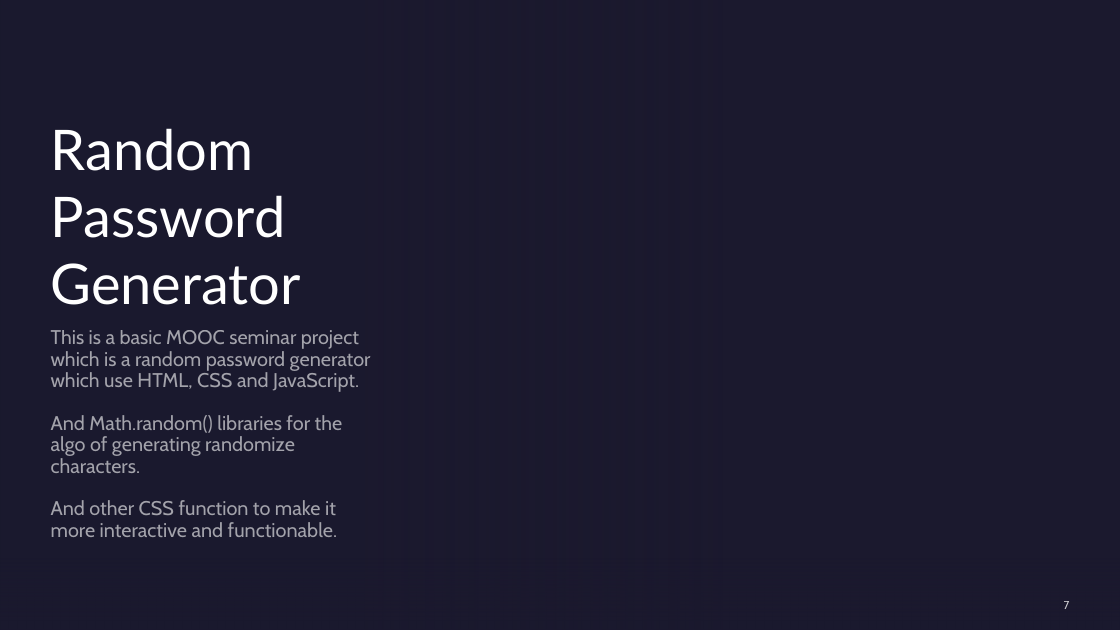
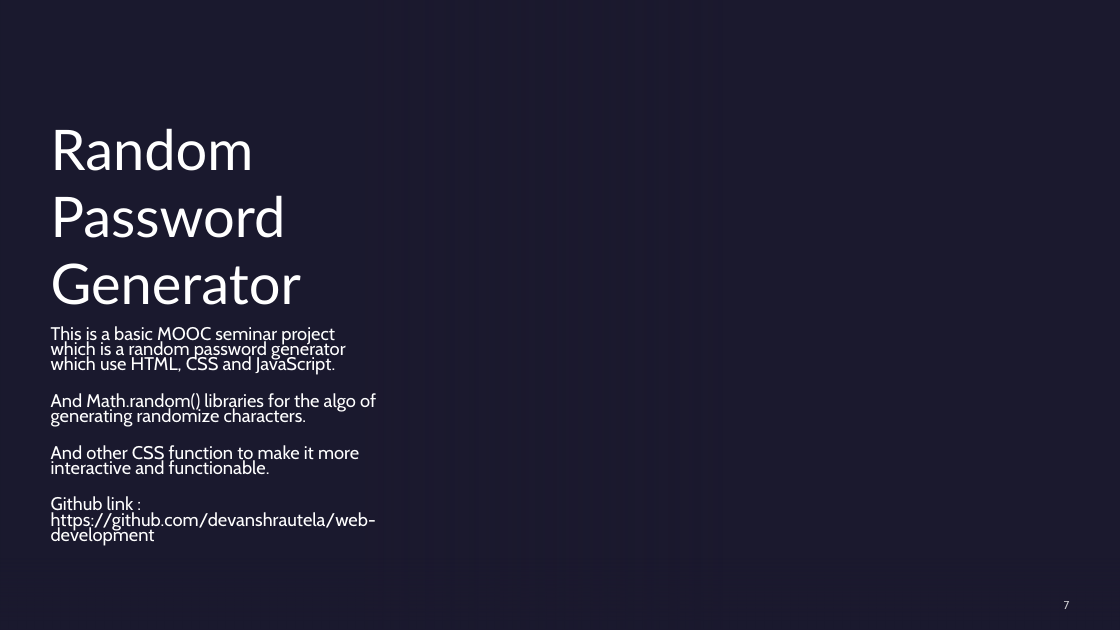
Before and after one commit to devanshrautela/web-development, a slide deck: slide 7 of Web Development.pptx. Drawn at 1120x630 pixels with LibreOffice and Linux fonts; fonts in the diff are those of the drawing; background and template pictures are left out. Boxes give left, top, right and bottom in pixels: in the first picture for what was removed or moved away, otherwise in the second. Text is boxed around its words. In the diff, an @@ line names an element or a change of style, - is before the commit and + after.

```diff
--- a/Web Development.pptx
+++ b/Web Development.pptx
@@ subtitle at (51, 326, 376, 475): size 17 to 15.7 pt, text colour #FFFFFF at 60% opacity to #FFFFFF in "This is a basic MOOC seminar project ...", "And Math.random() libraries for the algo of ...", "And other CSS function to make it ..."; line spacing 0.9 to 0.7 @@
@@ subtitle at (51, 496, 376, 546): paragraph added @@
+Github link : https://github.com/devanshrautela/web-development
```
